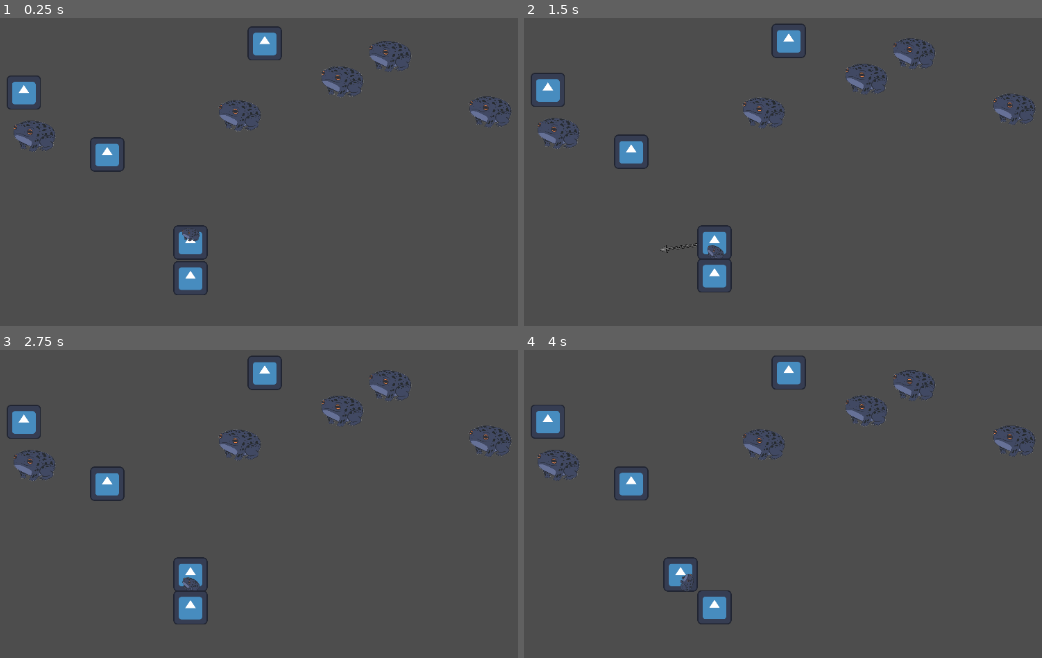
Above: before the commit, frames 1-4 (two rows, left to right).
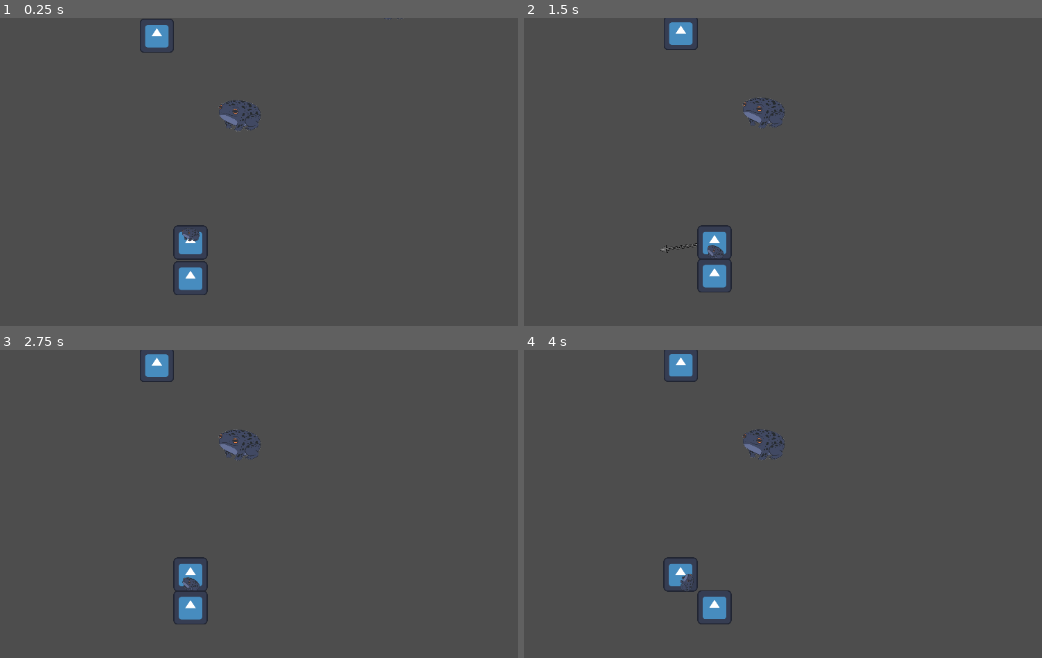
Above: after the commit, the same moments.

Repository: ygda-org/frog-jam
Game: Godot game, scene res://scenes/main.tscn
The game is run twice, just before and just after one commit, with the same random seed, the same clock (stepped at 60 frames per second) and the same inputs. The engine's default icon, where the game draws it, is replaced by a stand-in: a white triangle on a blue panel in a dark square.
Inputs (mouse positions are in pixels of both pictures, inside the frame that each line leads up to):
- Up to frame 1 (0.25 s): no input
- Up to frame 2 (1.5 s): move the mouse to (891, 221) at 0.52 s; click (891, 221) at 0.67 s; tap Enter at 1.25 s; move the mouse to (555, 264) at 1.27 s; click (555, 264) at 1.42 s
- Up to frame 3 (2.75 s): tap Space at 2 s; move the mouse to (269, 476) at 2.02 s; click (269, 476) at 2.17 s
- Up to frame 4 (4 s): tap Enter at 2.75 s; move the mouse to (outside the picture) at 2.77 s; click (outside the picture) at 2.92 s; move the mouse to (953, 642) at 3.52 s; click (953, 642) at 3.67 s

The runs differ from the first frame. In frame 1, 2.5% of the frame differs, in the area x 1-99%, y 0-50%; in frame 2, 2.5%; in frame 3, 2.5%; in frame 4, 2.5%.

Commit message:
Early creature spawning

Diff:
--- a/scenes/main.gd
+++ b/scenes/main.gd
@@ -2,11 +2,11 @@
 
 
 @export var spawn_margin: int = 200
-@export var spawn_interval: int = 100
-@export var creatures_per_layer: int = 5
+@export var spawn_interval: int = 500
+@export var creatures_per_layer: int = 2
 @export var enemies_per_layer: int = 1
 @export var bubbles_per_layer: int = 1
-@export var spawn_height_margin: int = 10
+@export var spawn_height_margin: int = spawn_interval / 2
 
 @onready var camera: Camera2D = $Camera2D
 
@@ -54,6 +54,9 @@
 	# spawn creatures
 	for i in creatures_per_layer:
 		var x = randi_range(-screen_width, screen_width)
+		var current_creature = load("res://scenes/test_creature.tscn").instantiate() # currently thinking array of path names to do random creatures
+		current_creature.position = Vector2(x, y_pos + randi_range(-spawn_height_margin, spawn_height_margin))
+		add_child(current_creature)
 		# spawn creature at Vector2(x, y_pos + randi_range(-spawn_height-margin, spawn_height_margin))
 
 	#spawn enemies
--- a/scenes/main.tscn
+++ b/scenes/main.tscn
@@ -34,39 +34,6 @@
 
 [node name="Sprite2D" type="Sprite2D" parent="ParallaxBackground/ParallaxLayer"]
 
-[node name="Test Block" type="StaticBody2D" parent="."]
-position = Vector2(-312, -232)
-
-[node name="Sprite2D" type="Sprite2D" parent="Test Block"]
-position = Vector2(0, -2)
-texture = ExtResource("2_sugp2")
-
-[node name="CollisionShape2D" type="CollisionShape2D" parent="Test Block"]
-position = Vector2(0, -1)
-shape = SubResource("RectangleShape2D_sugp2")
-
-[node name="Test Block2" type="StaticBody2D" parent="."]
-position = Vector2(-624, -464)
-
-[node name="Sprite2D" type="Sprite2D" parent="Test Block2"]
-position = Vector2(0, -2)
-texture = ExtResource("2_sugp2")
-
-[node name="CollisionShape2D" type="CollisionShape2D" parent="Test Block2"]
-position = Vector2(0, -1)
-shape = SubResource("RectangleShape2D_sugp2")
-
-[node name="Test Block3" type="StaticBody2D" parent="."]
-position = Vector2(278, -648)
-
-[node name="Sprite2D" type="Sprite2D" parent="Test Block3"]
-position = Vector2(0, -2)
-texture = ExtResource("2_sugp2")
-
-[node name="CollisionShape2D" type="CollisionShape2D" parent="Test Block3"]
-position = Vector2(0, -1)
-shape = SubResource("RectangleShape2D_sugp2")
-
 [node name="Test Block4" type="StaticBody2D" parent="."]
 position = Vector2(0, 232)
 
--- /dev/null
+++ b/scenes/test_creature.tscn
@@ -0,0 +1,15 @@
+[gd_scene load_steps=3 format=3 uid="uid://daayd3mbj55r2"]
+
+[ext_resource type="Texture2D" uid="uid://bj67ayqtvecn5" path="res://icon.svg" id="1_xsij3"]
+
+[sub_resource type="RectangleShape2D" id="RectangleShape2D_2ywbr"]
+size = Vector2(127, 129)
+
+[node name="TestCreature" type="StaticBody2D"]
+
+[node name="Sprite2D" type="Sprite2D" parent="."]
+texture = ExtResource("1_xsij3")
+
+[node name="CollisionShape2D" type="CollisionShape2D" parent="."]
+position = Vector2(0.5, -0.5)
+shape = SubResource("RectangleShape2D_2ywbr")
